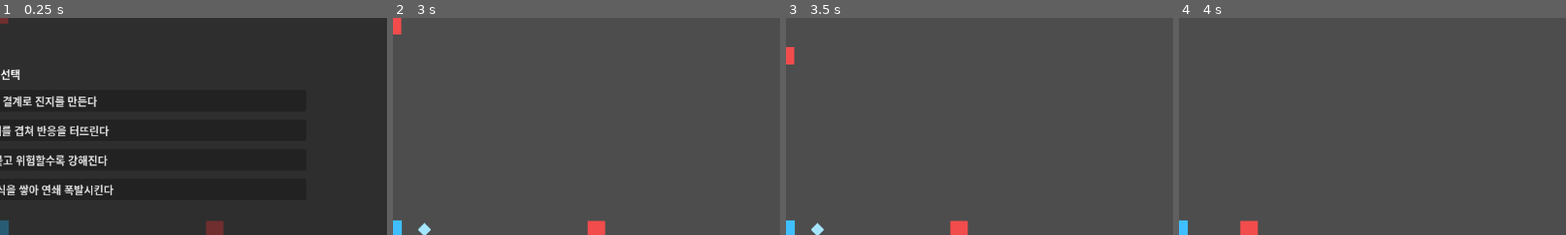
Above: before the commit, frames 1-4 (left to right).
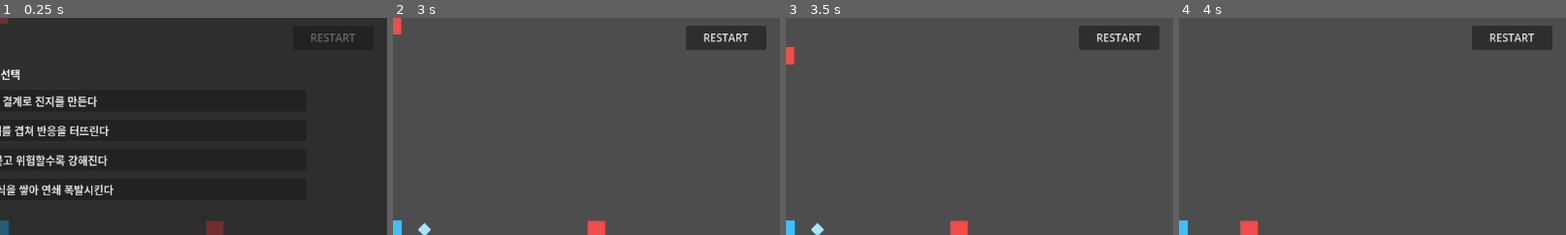
Above: after the commit, the same moments.

Repository: alsdmlals4-eng/ninja-survival-godot
Game: Godot game, scene res://scenes/main/main_scene.tscn
Two runs of this game, one before a commit and one after it. Both use one fixed random seed, a clock stepped at 60 frames per second and the inputs below.
Inputs (mouse positions are % of the whole screen's width and height, from its top left):
- Up to frame 1 (0.25 s): no input
- Up to frame 2 (3 s): click (93, 6) at 0.5 s, where only the run after the commit has a clickable "RESTART"; click (93, 6) at 1.25 s, where only the run after the commit has a clickable "RESTART"; click (93, 6) at 2 s, where only the run after the commit has a clickable "RESTART"; click "1 — 봉마류 | 소환과 결계로 진지를 만든다" at 2.75 s
- Up to frame 3 (3.5 s): no input
- Up to frame 4 (4 s): tap Enter (ui_accept) at 3.5, 3.77 s; hold Right (ui_right) from 3.53 s (still down); tap 1 at 3.6 s
The pictures show only the part of the screen within x 50-100%, y 1-51%; the shares and areas given below are measured in that part.

The runs differ from the first frame. In frame 1, 0.2% of the frame differs, in the area x 80-92%, y 7-11%; in frame 2, 2.2%, in the area x 75-97%, y 3-15%; in frame 3, 2.2%; in frame 4, 2.2%.
Error before the commit: Invalid access to property or key 'pressed' on a base object of type 'null instance'. (res://scripts/ui/hud.gd:25)

Commit message:
feat: add always-visible restart button

Diff:
--- a/scenes/ui/hud.tscn
+++ b/scenes/ui/hud.tscn
@@ -72,6 +72,17 @@
 offset_right = 340.0
 offset_bottom = 346.0
 
+[node name="RestartButton" type="Button" parent="."]
+anchors_preset = 1
+anchor_left = 1.0
+anchor_right = 1.0
+offset_left = -140.0
+offset_top = 20.0
+offset_right = -20.0
+offset_bottom = 56.0
+grow_horizontal = 0
+text = "RESTART"
+
 [node name="GameOverPanel" type="Control" parent="."]
 visible = false
 layout_mode = 3
